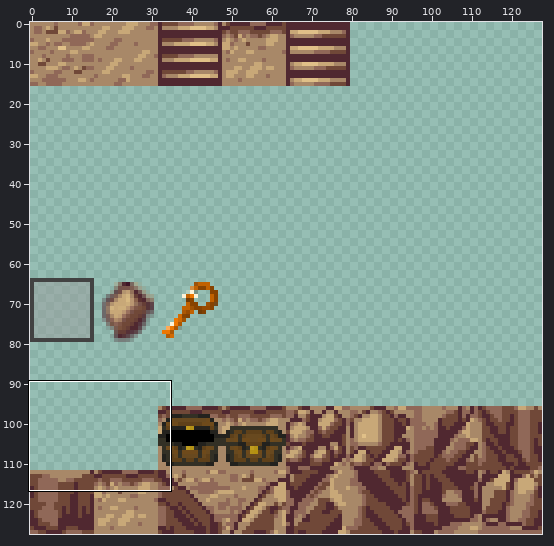
Sprite sheet: JavaDesktopspiel_Swing_Version0.0.1/src/image/sprite.png. Above: a wide view before the commit, with the close-up outlined.
Close-up. Before the commit:
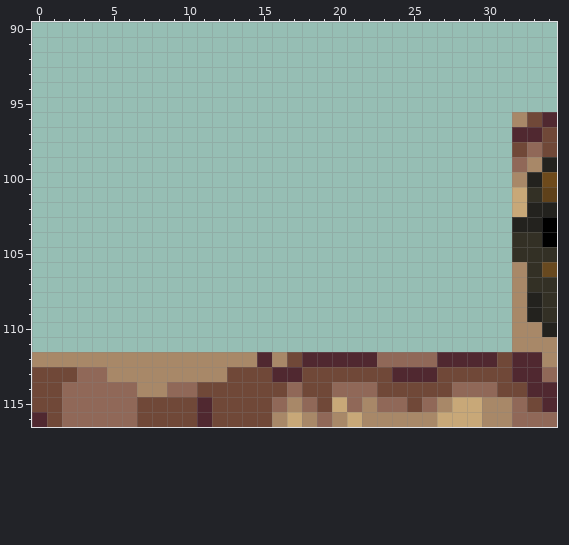
The file is 128x128 pixels. Pixels under 10% opacity are left out. Colours within 5 levels of each other are drawn and written as one. Shown: x 0..34, y 90..116. The commit also changed other parts of the picture, which this record leaves out.
Now the later version:
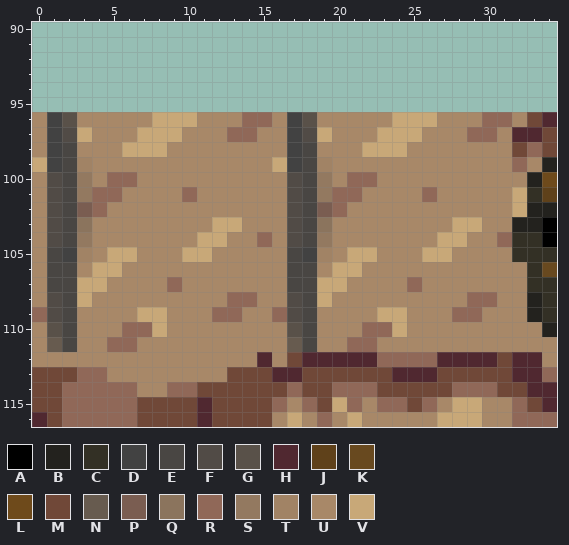
Palette (. is transparent): A #000000  B #23221e  C #333025  D #424242  E #494643  F #514b46  G #595149  H #502830  J #5f411a  K #68491f  L #6e4a1b  M #704838  N #675b4f  P #7a5d51  Q #8b745d  R #906858  S #937960  T #a18365  U #a88868  V #c8a878
The exact change:
Changed rows in their new state; - is an unchanged pixel.
first column x 0:
 96 UDGUUUUUVVVUUURRUDGUUUUUVVVUUURR
 97 UDFVUUUVVVUUURRUUDFVUUUVVVUUURRU
 98 UDEUUUVVVUUUUUUUUDEUUUVVVUUUUUUU
 99 VDETUUUUUUUUUUUUVDETUUUUUUUUUUUU
100 UFESURRUUUUUUUUUUFESURRUUUUUUUUU
101 UFESRRUUUURUUUUUUFESRRUUUURUUUUU
102 UFEPRUUUUUUUUUUUUFEPRUUUUUUUUUUU
103 UFEQUUUUUUUUVVUUUFEQUUUUUUUUVVUU
104 UFESUUUUUUUVVUURUFESUUUUUUUVVUUR
105 UEDTUVVUUUVVUUUUUEDTUVVUUUVVUUUU
106 UEEUVVUUUUUUUUUUUEEUVVUUUUUUUUUU
107 UEEVVUUUURUUUUUUUEEVVUUUURUUUUUU
108 UFEVUUUUUUUUURRUUFEVUUUUUUUUURRU
109 RFEUUUUVVUUURRUURFEUUUUVVUUURRUU
110 UGEUUURRVUUUUUUUUGEUUURRVUUUUUUU
111 UNEUURRUUUUUUUUUUNEUURRUUUUUUUUU
